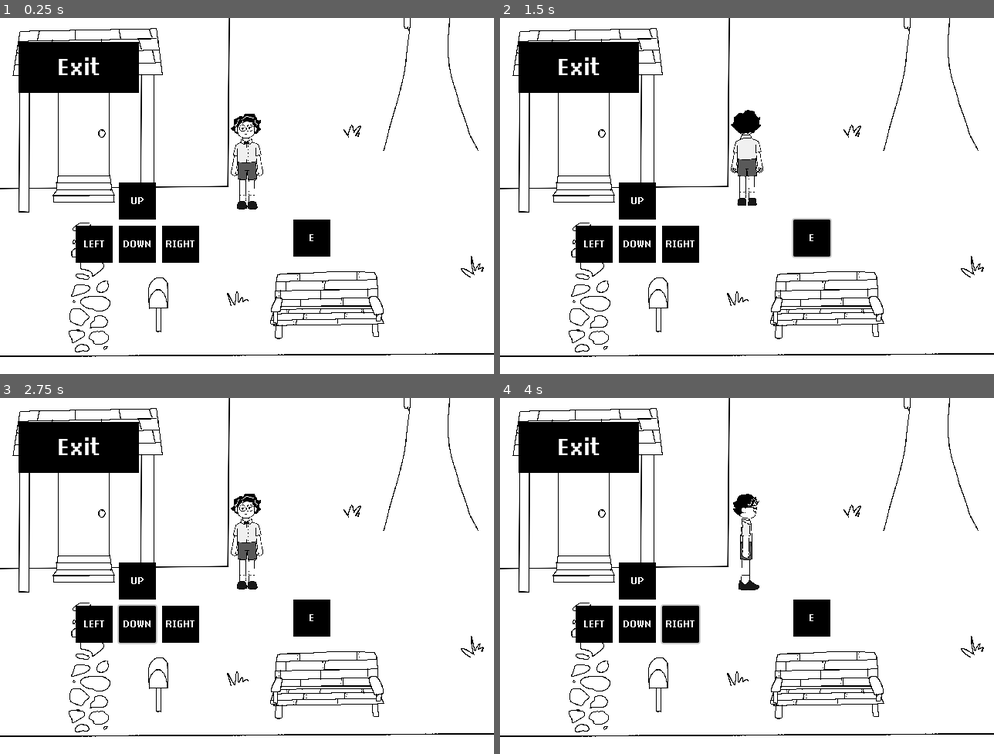
Above: before the commit, frames 1-4 (two rows, left to right).
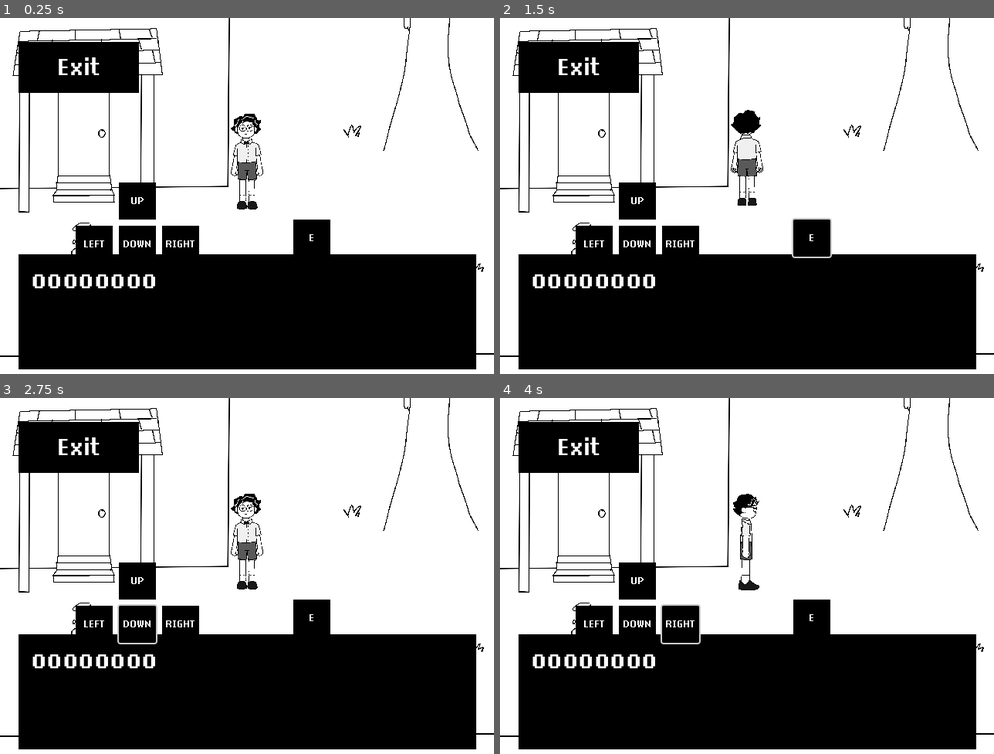
Above: after the commit, the same moments.

Repository: vinzudeiba/rpg-top-down-milo
Game: Godot game, scene res://Scene/world.tscn
The game is run twice, just before and just after one commit, with the same random seed, the same clock (stepped at 60 frames per second) and the same inputs. This scene is started directly instead of the project's main scene.
Inputs:
- Up to frame 1 (0.25 s): no input
- Up to frame 2 (1.5 s): click "UP" at 0.5 s; click "E" at 1.25 s
- Up to frame 3 (2.75 s): click "DOWN" at 2 s
- Up to frame 4 (4 s): click "LEFT" at 2.75 s; click "RIGHT" at 3.5 s

The runs differ from the first frame. In frame 1, 28% of the frame differs, in the area x 3-97%, y 66-99%; in frame 2, 28%; in frame 3, 28%; in frame 4, 28%.
Error after the commit: Parse Error: Static function "get_unix_time_msec()" not found in base "GDScriptNativeClass". (res://Script/dialog_manager.gd:55)

Commit message:
just little bit
OS.get_unix
still error

bruh, im so tired, just little bit, what the hell copilot is doing

Diff:
--- a/Script/dialog_manager.gd
+++ b/Script/dialog_manager.gd
@@ -51,6 +51,8 @@
 			return
 
 		_start_line(current_lines[current_index])
+		# set waktu buka supaya kita ignore kemungkinan press yang sama yang membuka dialog
+		_opened_at = OS.get_unix_time_msec() / 1000.0
 	else:
 		_close_dialog()
 
@@ -116,13 +118,23 @@
 			is_typing = false
 			tekskata.visible_ratio = 1.0
 
+	# Poll physical key juga di _process agar tidak tergantung pada event propagation
+	if kotakhitam.visible:
+		# ignore press yang sama yang membuka dialog dalam jangka waktu sangat singkat
+		var now = OS.get_unix_time_msec() / 1000.0
+		if Input.is_action_just_pressed("Aksi") and (now - _opened_at) > _open_debounce_time:
+			_handle_interact_press()
+
 func _close_dialog() -> void:
 	kotakhitam.hide()
 	tekskata.hide()
 	tekskata.clear()
+	# hanya clear salinan current_lines, jangan memodifikasi dialog_data
 	current_lines.clear()
 	current_index = 0
 	current_text = ""
 	time_elapsed = 0.0
 	is_typing = false
 	total_chars = 0
+	# reset open timestamp
+	_opened_at = -1.0
